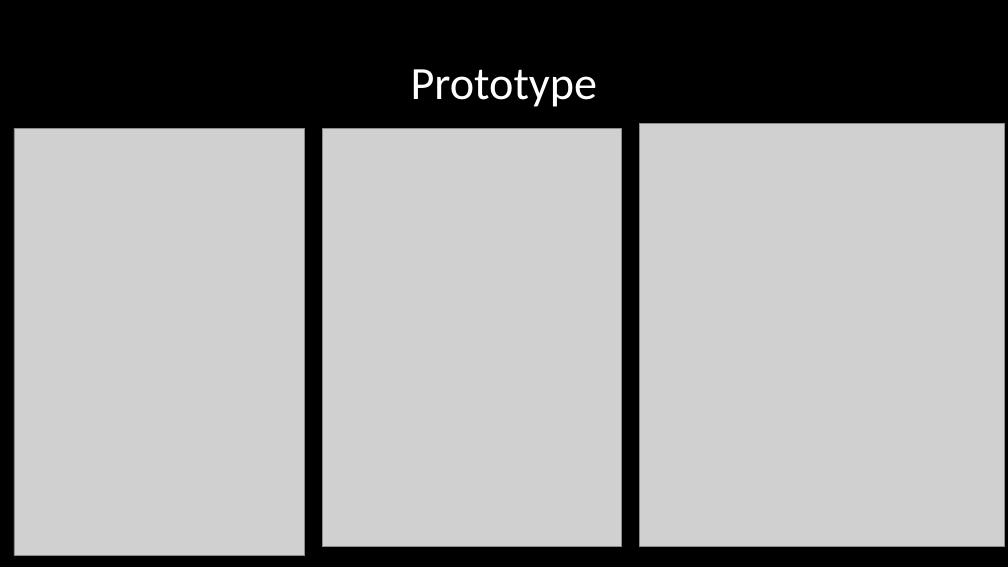
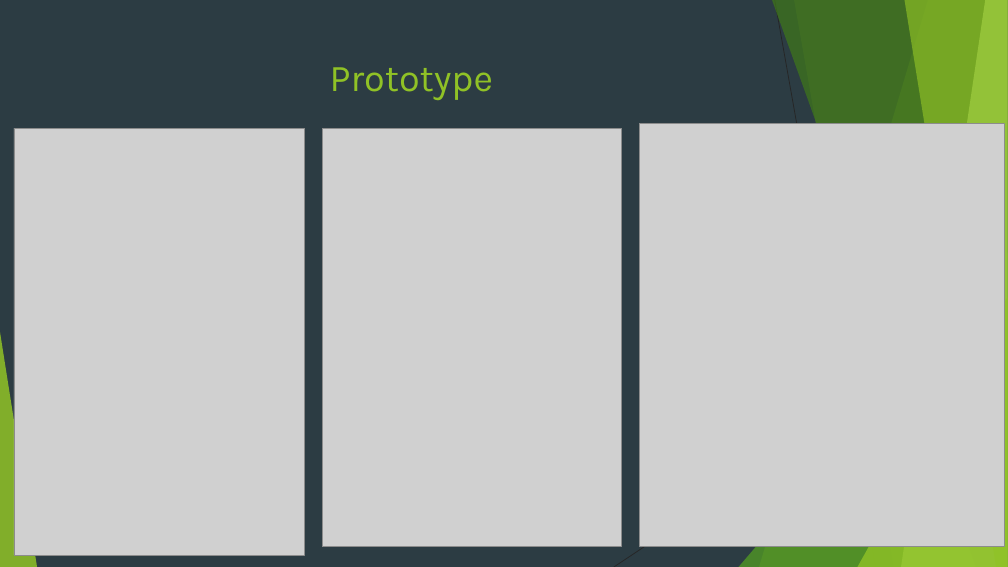
Before and after one commit to MatiasStorm/Madspild, a slide deck: slide 3 of Danmark mod madspild.pptx. Drawn at 1008x567 pixels with LibreOffice and Linux fonts; fonts in the diff are those of the drawing; grey boxes stand for pictures. Boxes give left, top, right and bottom in pixels: in the first picture for what was removed or moved away, otherwise in the second. Text is boxed around its words. In the diff, an @@ line names an element or a change of style, - is before the commit and + after.

```diff
--- a/Danmark mod madspild.pptx
+++ b/Danmark mod madspild.pptx
@@ background #000000 to #2C3C43 @@
@@ title "Prototype": place and size @@
-title "Prototype" at box(411, 69, 597, 107)
+title "Prototype" at box(330, 67, 493, 100)
@@ title "Prototype" at box(330, 67, 493, 100): size 44 to 36 pt, font Calibri to Karla, text colour #FFFFFF to #90C226; line spacing 0.9 to 1; vertical alignment middle to top @@
@@ group added at box(0, 0, 1008, 567): 5 freeform shapes, 3 triangles, 2 lines @@
```
Also in this commit, not shown: 3 other slides changed, 5 slides added, 20 other files.
